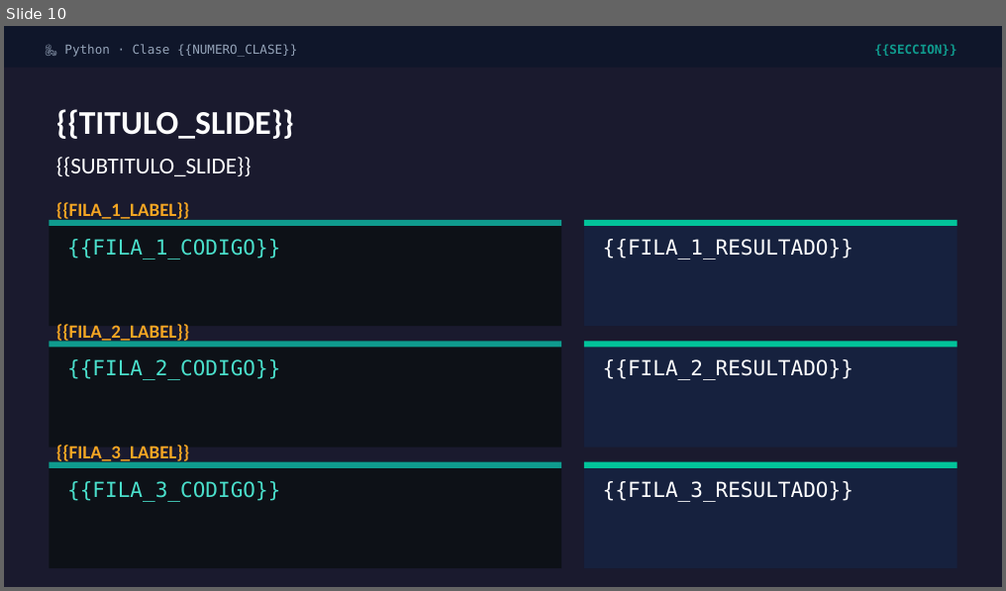
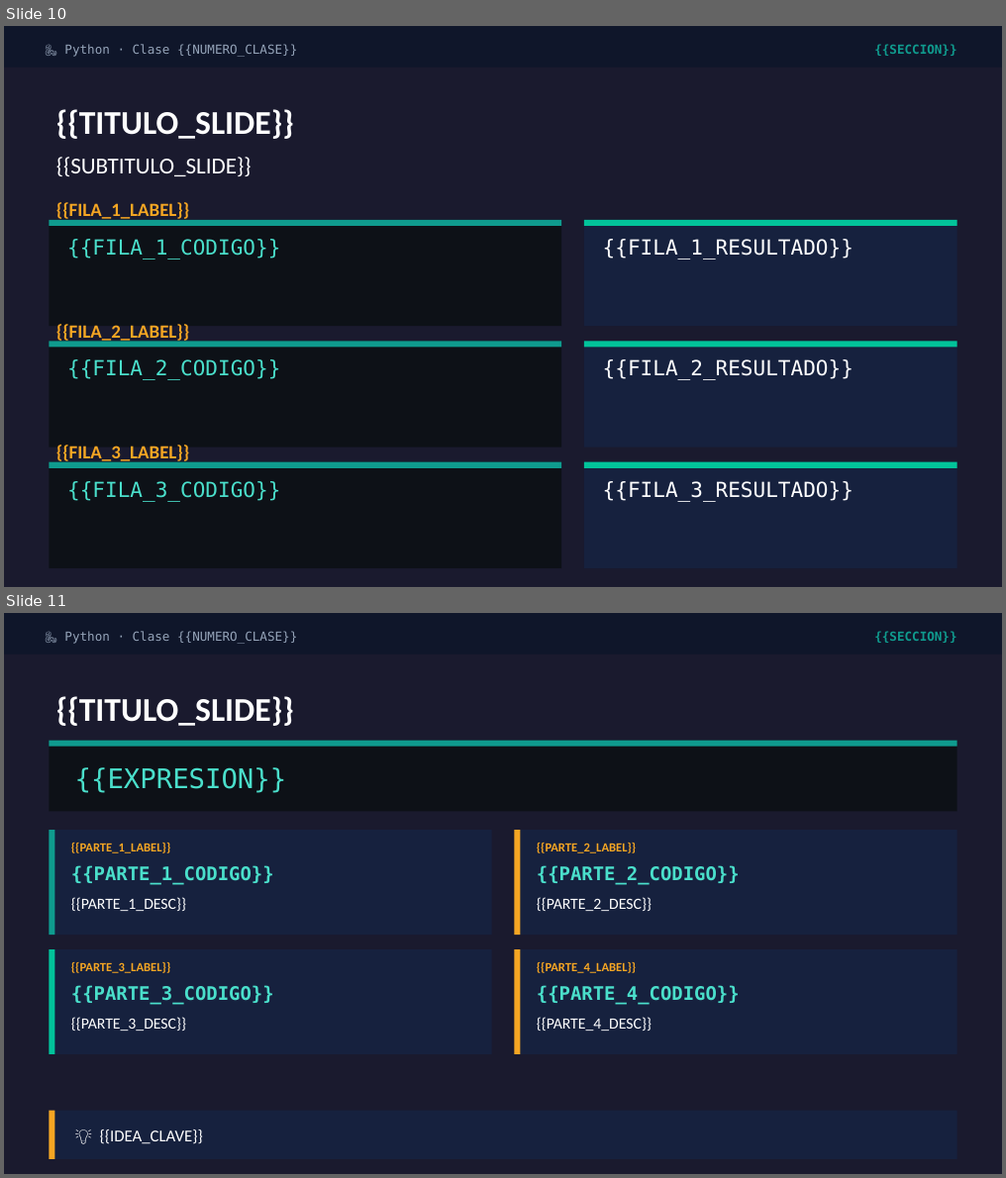
Before and after one commit to DiegoVP2001/clases-python, a slide deck: .claude/skills/generar-ppt-clase/plantilla_marca.pptx. Shown one above the other, each under a label of ours: slide 10 before the commit, slides 10 and 11 after it. The pictures are 1006x591 and 1006x1178 pixels, drawn with LibreOffice and Linux fonts; fonts in the diff are those of the drawing. Boxes give left, top, right and bottom in pixels: in the first picture for what was removed or moved away, otherwise in the second. Text is boxed around its words. In the diff, an @@ line names an element or a change of style, - is before the commit and + after.

```diff
--- a/.claude/skills/generar-ppt-clase/plantilla_marca.pptx
+++ b/.claude/skills/generar-ppt-clase/plantilla_marca.pptx
@@ slide 11 added at bbox=[4, 613, 1002, 1174], background #FFFFFF @@
@@ rectangle added at bbox=[4, 613, 1002, 1174], fill #1A1A2E @@
@@ rectangle added at bbox=[4, 613, 1002, 655], fill #0F162A @@
@@ text added at bbox=[64, 631, 297, 644], 12 pt, text #94A3B8 @@
+🐍 Python · Clase {{NUMERO_CLASE}}
@@ text added at bbox=[874, 631, 956, 643], 12 pt, text #0F9B8E, bold @@
+{{SECCION}}
@@ text added at bbox=[56, 696, 294, 726], 32 pt, text #FFFFFF, bold @@
+{{TITULO_SLIDE}}
@@ rectangle added at bbox=[49, 741, 957, 811], fill #0D1117 @@
@@ rectangle added at bbox=[49, 741, 957, 747], fill #0F9B8E @@
@@ text added at bbox=[75, 767, 287, 793], 26 pt, text #4ADFCB @@
+{{EXPRESION}}
@@ rectangle added at bbox=[49, 830, 492, 935], fill #16213E @@
@@ rectangle added at bbox=[49, 830, 54, 935], fill #0F9B8E @@
@@ text added at bbox=[71, 843, 170, 854], 12 pt, text #F5A623, bold @@
+{{PARTE_1_LABEL}}
@@ rectangle added at bbox=[515, 830, 957, 935], fill #16213E @@
@@ rectangle added at bbox=[515, 830, 521, 935], fill #F5A623 @@
@@ text added at bbox=[537, 843, 636, 854], 12 pt, text #F5A623, bold @@
+{{PARTE_2_LABEL}}
@@ text added at bbox=[71, 865, 274, 885], 18 pt, text #4ADFCB, bold @@
+{{PARTE_1_CODIGO}}
@@ text added at bbox=[537, 865, 740, 885], 18 pt, text #4ADFCB, bold @@
+{{PARTE_2_CODIGO}}
@@ text added at bbox=[71, 897, 186, 911], 15 pt, text #FFFFFF @@
+{{PARTE_1_DESC}}
@@ text added at bbox=[537, 897, 651, 911], 15 pt, text #FFFFFF @@
+{{PARTE_2_DESC}}
@@ rectangle added at bbox=[49, 950, 492, 1055], fill #16213E @@
@@ rectangle added at bbox=[49, 950, 54, 1055], fill #02C39A @@
@@ text added at bbox=[71, 962, 170, 973], 12 pt, text #F5A623, bold @@
+{{PARTE_3_LABEL}}
@@ rectangle added at bbox=[515, 950, 957, 1055], fill #16213E @@
@@ rectangle added at bbox=[515, 950, 521, 1055], fill #F5A623 @@
@@ text added at bbox=[537, 962, 636, 973], 12 pt, text #F5A623, bold @@
+{{PARTE_4_LABEL}}
@@ text added at bbox=[71, 985, 274, 1005], 18 pt, text #4ADFCB, bold @@
+{{PARTE_3_CODIGO}}
@@ text added at bbox=[537, 985, 740, 1005], 18 pt, text #4ADFCB, bold @@
+{{PARTE_4_CODIGO}}
@@ text added at bbox=[71, 1017, 186, 1031], 15 pt, text #FFFFFF @@
+{{PARTE_3_DESC}}
@@ text added at bbox=[537, 1017, 651, 1031], 15 pt, text #FFFFFF @@
+{{PARTE_4_DESC}}
@@ rectangle added at bbox=[49, 1111, 957, 1159], fill #16213E @@
@@ rectangle added at bbox=[49, 1111, 54, 1159], fill #F5A623 @@
@@ text added at bbox=[100, 1130, 203, 1145], 16 pt, text #FFFFFF @@
+💡 {{IDEA_CLAVE}}
```
Also in this commit, not shown: 3 other slides added, 9 other files.
